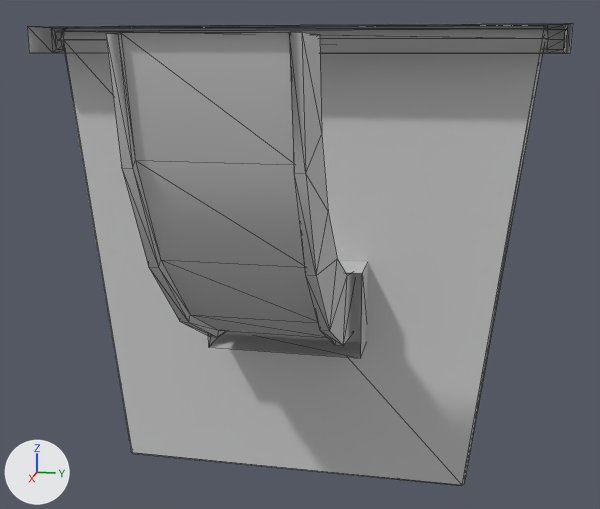
The FBX model Flicker/Assets/Assets/Meshes/Enviroment/SM_I_FallingPlatform.FBX as it was, and as the next commit left it.
Before and after are seen from a 50 mm camera at (10.72, 0.53, -0.07) aimed at (8.49, 0.08, -0.63). Arrows for +X, +Y and +Z are at lower left; the lights stay in place. Both versions are drawn at frame 42 of the action 'Take 001'; the numbers are the values there. Mesh edges are drawn as thin lines.

Before the edit, the objects in view are built like this:
```python
me_mesh = bpy.data.meshes.new('Mesh')
me_mesh.from_pydata(...)  # 122 vertices, 216 faces; spans x 319.8..357.3, y -31.4..31.2, z -57.4..0.0
me_mesh.materials.append(mat_captain_with_peg_01wire_000000000)  # light grey #cacaca
ob_object039 = bpy.data.objects.new('Object039', me_mesh)
ob_object039.location = (0.0, 0.0, 0.0)
ob_object039.scale = (0.0254, 0.0254, 0.0254)
```
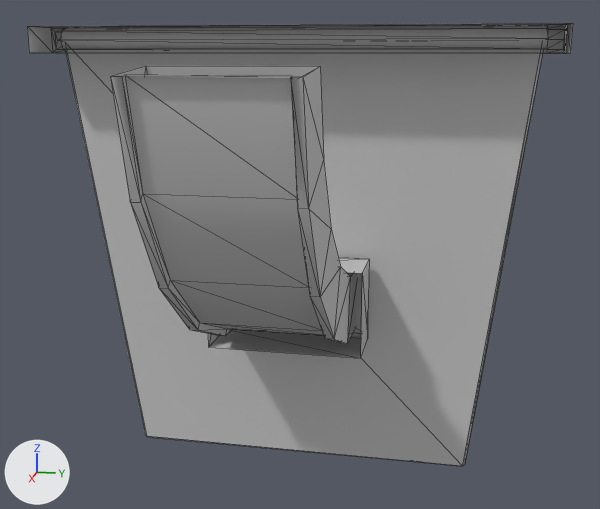
Changed parts and their boxes (x1, y1, x2, y2) in the pictures (600 x 509 px; the box of a moved part takes in the faces that stretch with it):
```json
{"object": "Object039", "change": "reshaped", "before": [27, 23, 573, 486], "after": [27, 23, 573, 466]}
{"part": 1, "of": "me_mesh", "change": "moved or reshaped", "before": [63, 40, 544, 486], "after": [65, 49, 543, 466]}
{"part": 2, "of": "me_mesh", "change": "moved or reshaped", "before": [106, 32, 355, 346], "after": [110, 66, 358, 344]}
```

Scene script edits in JSON lines:
```json
{"block": "me_mesh", "where": "me_mesh.from_pydata(...)  # 122 vertices, 216 faces; spans x 319.8..357.3, y -31.4..31.2, z -57.4..0.0"}
{"block": "me_mesh", "where": "# used by ob_object039; location = (0.0, 0.0, 0.0); scale = (0.0254, 0.0254, 0.0254)"}
{"block": "me_mesh", "change": "me_mesh part 1: the loose piece of 32 vertices spanning x 319.9..322.9, y -29.5..29.0, z -57.4..0.0 is turned 5.2 degrees about the y axis through its middle, then moved by (-2.8, 0.0, 0.0)"}
{"block": "me_mesh", "change": "me_mesh part 2: the loose piece of 48 vertices spanning x 321.3..357.3, y -8.0..8.0, z -37.5..-1.4 is turned 5.2 degrees about the y axis through its middle, then moved by (-2.0, 0.0, -1.7)"}
```
